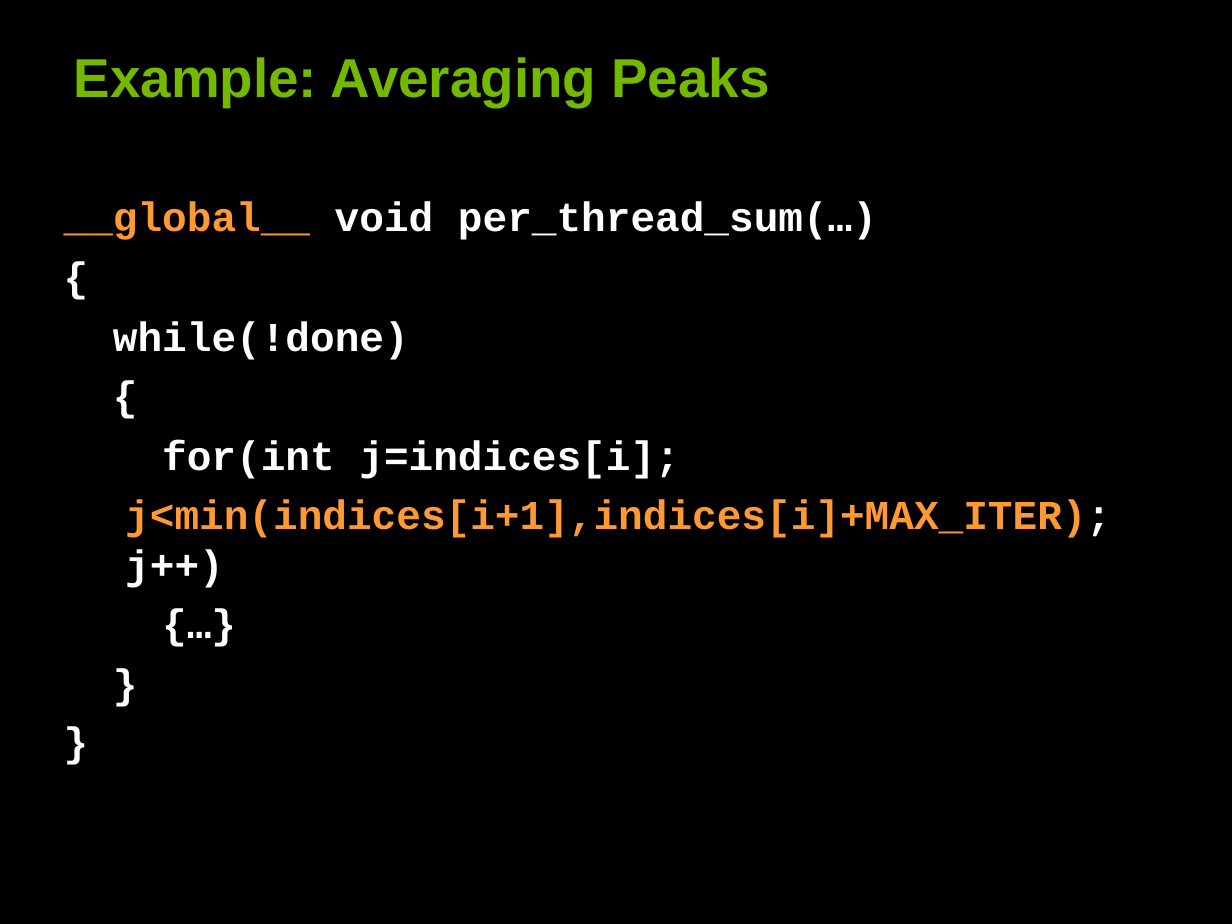
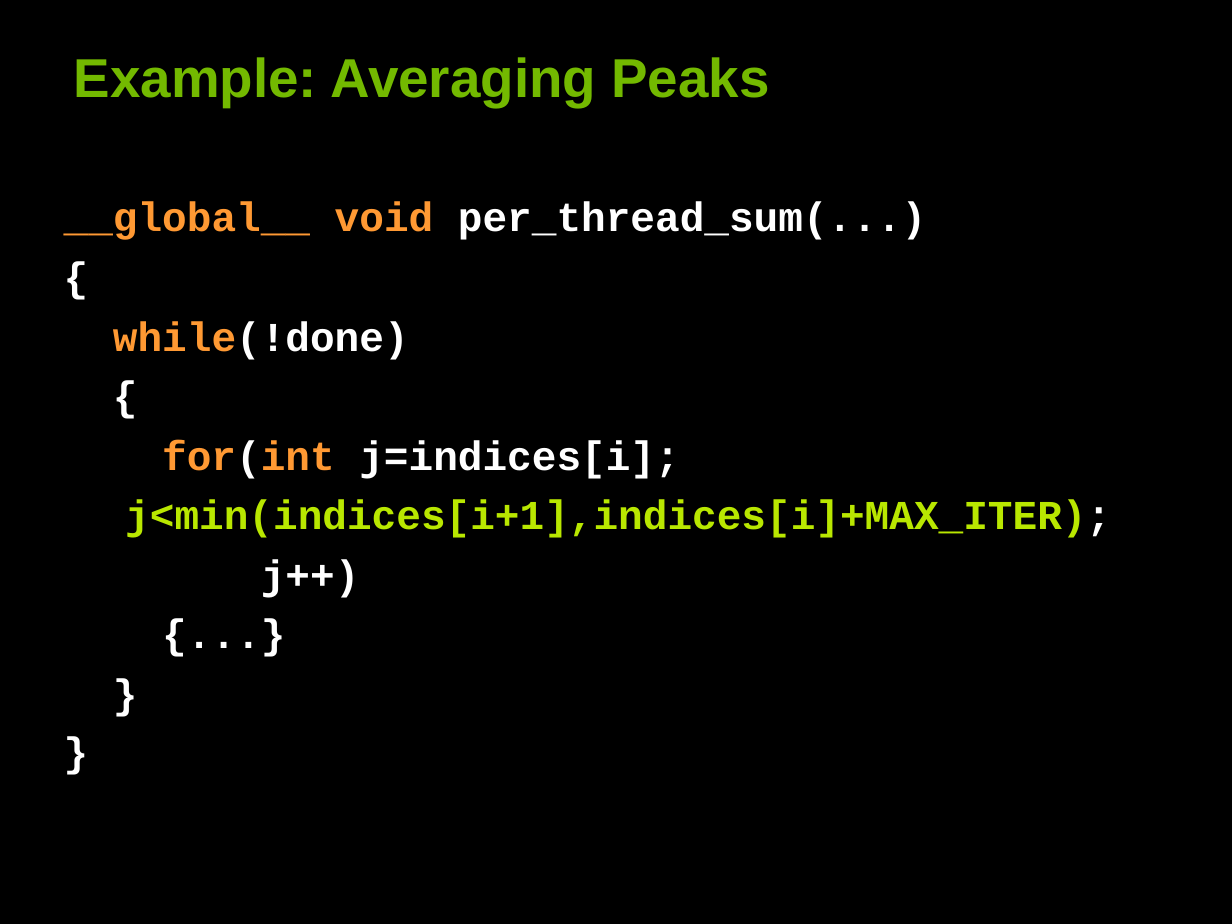
Before and after one commit to deeperlearning/stanford-cs193g-sp2010, a slide deck: slide 48 of lectures/lecture_5/performance_considerations.ppt. Drawn at 1232x924 pixels with LibreOffice and Linux fonts; fonts in the diff are those of the drawing. Boxes give left, top, right and bottom in pixels: in the first picture for what was removed or moved away, otherwise in the second. Text is boxed around its words. In the diff, an @@ line names an element or a change of style, - is before the commit and + after.

```diff
--- a/lectures/lecture_5/performance_considerations.ppt
+++ b/lectures/lecture_5/performance_considerations.ppt
@@ text at bbox=[64, 202, 926, 240]: text changed @@
-__global__ void per_thread_sum(…)
+__global__ void per_thread_sum(...)
@@ text at bbox=[113, 321, 679, 479]: text colour #FFFFFF to #FF9933 in "while(!done)", "for(int" @@
@@ text at bbox=[125, 500, 1111, 598]: text changed; text colour #FF9933 to #B9E700 @@
-j<min(indices[i+1],indices[i]+MAX_ITER); j++)
-{…}
+j<min(indices[i+1],indices[i]+MAX_ITER);
+j++)
+{...}
```
Also in this commit, not shown: 22 other slides changed, 1 other file.
